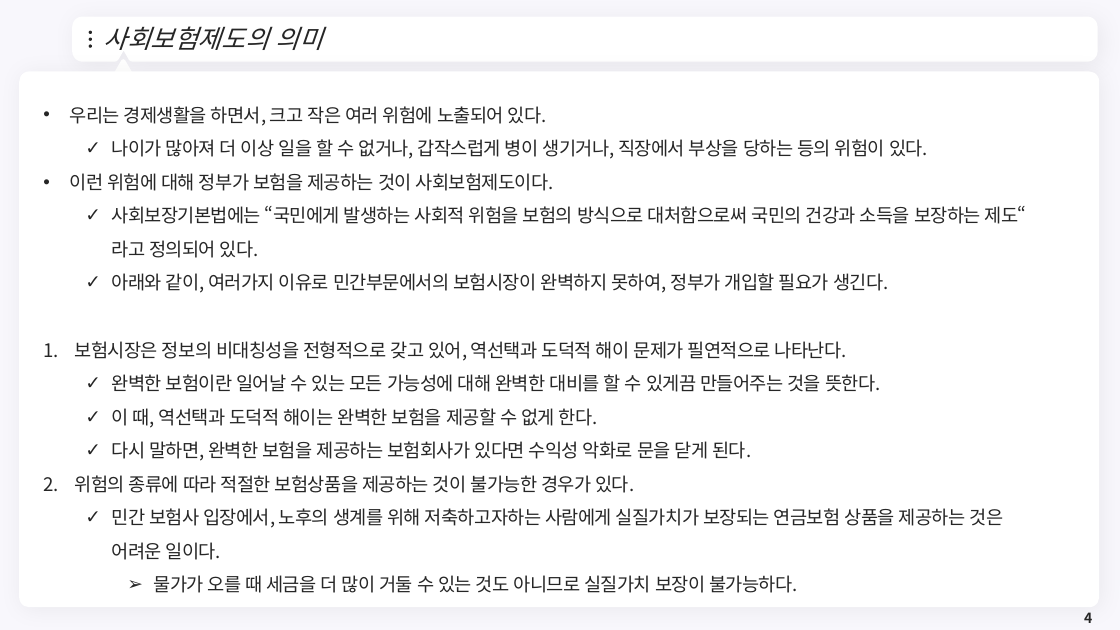
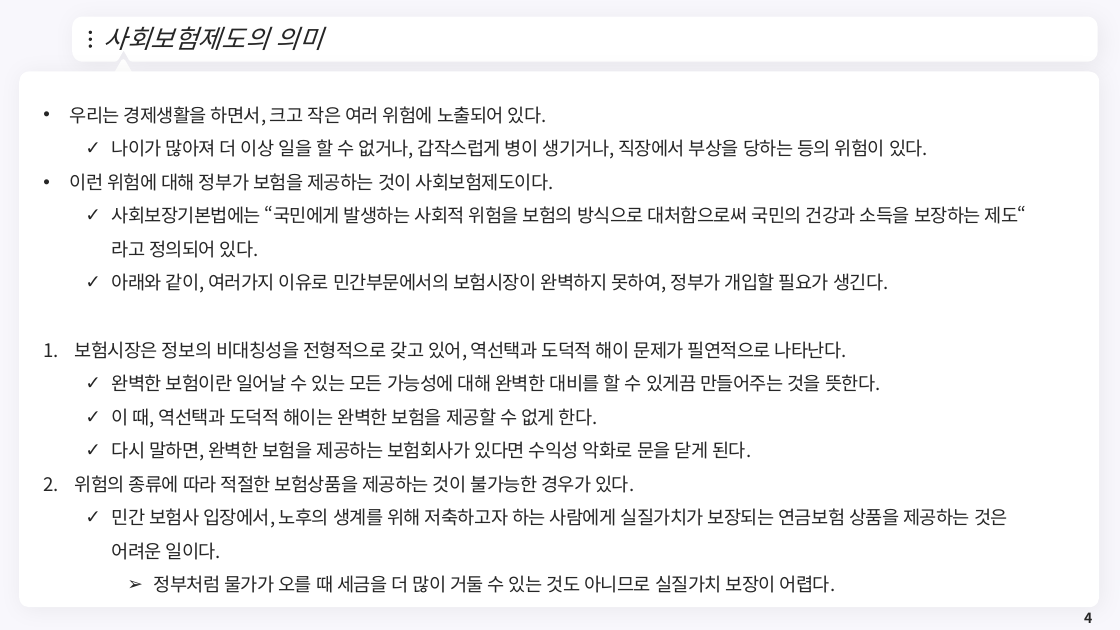
Before and after one commit to meandthey/Teaching, a slide deck: slide 4 of 재정학/01_Lectures/재정학_Chapter_10.pptx. Drawn at 1120x630 pixels with LibreOffice and Linux fonts; fonts in the diff are those of the drawing; background and template pictures are left out. Boxes give left, top, right and bottom in pixels: in the first picture for what was removed or moved away, otherwise in the second. Text is boxed around its words. In the diff, an @@ line names an element or a change of style, - is before the commit and + after.

```diff
--- a/재정학/01_Lectures/재정학_Chapter_10.pptx
+++ b/재정학/01_Lectures/재정학_Chapter_10.pptx
@@ text at (x1=112, y1=508, x2=1008, y2=593): text changed @@
-  ✓ 민간 보험사 입장에서, 노후의 생계를 위해 저축하고자하는 사람에게 실질가치가 보장되는 연금보험 상품을 제공하는 것은 어려운 일이다.
-    ➢ 물가가 오를 때 세금을 더 많이 거둘 수 있는 것도 아니므로 실질가치 보장이 불가능하다.
+  ✓ 민간 보험사 입장에서, 노후의 생계를 위해 저축하고자 하는 사람에게 실질가치가 보장되는 연금보험 상품을 제공하는 것은 어려운 일이다.
+    ➢ 정부처럼 물가가 오를 때 세금을 더 많이 거둘 수 있는 것도 아니므로 실질가치 보장이 어렵다.
```
Also in this commit, not shown: 1 other slide changed, 1 other file.
